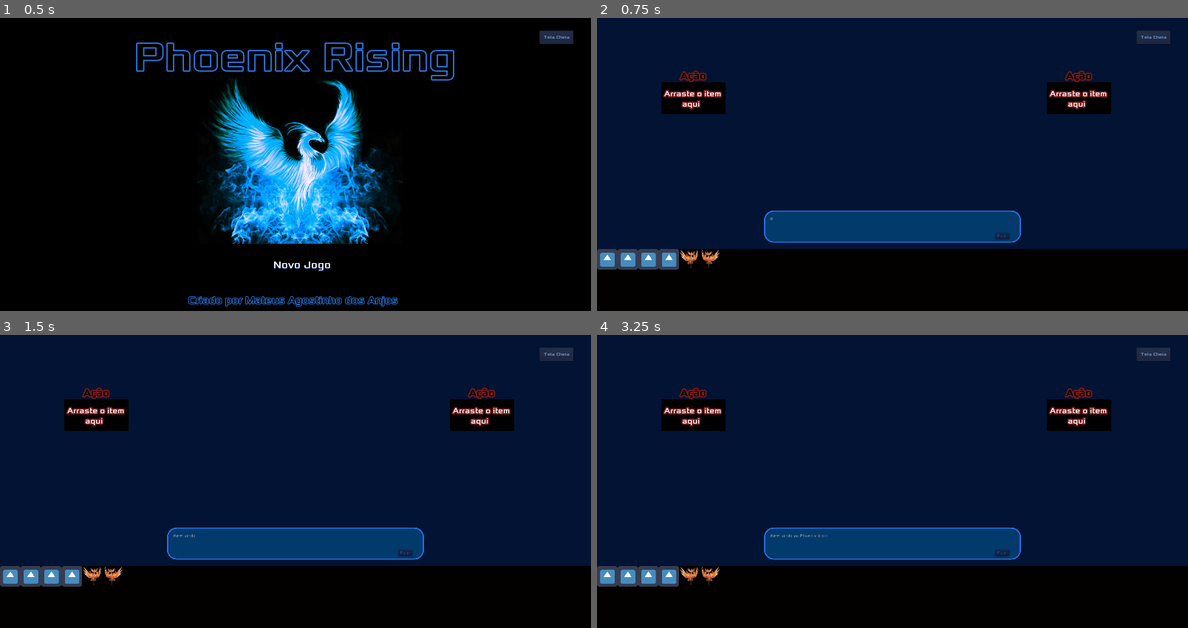
Above: before the commit, frames 1-4 (two rows, left to right).
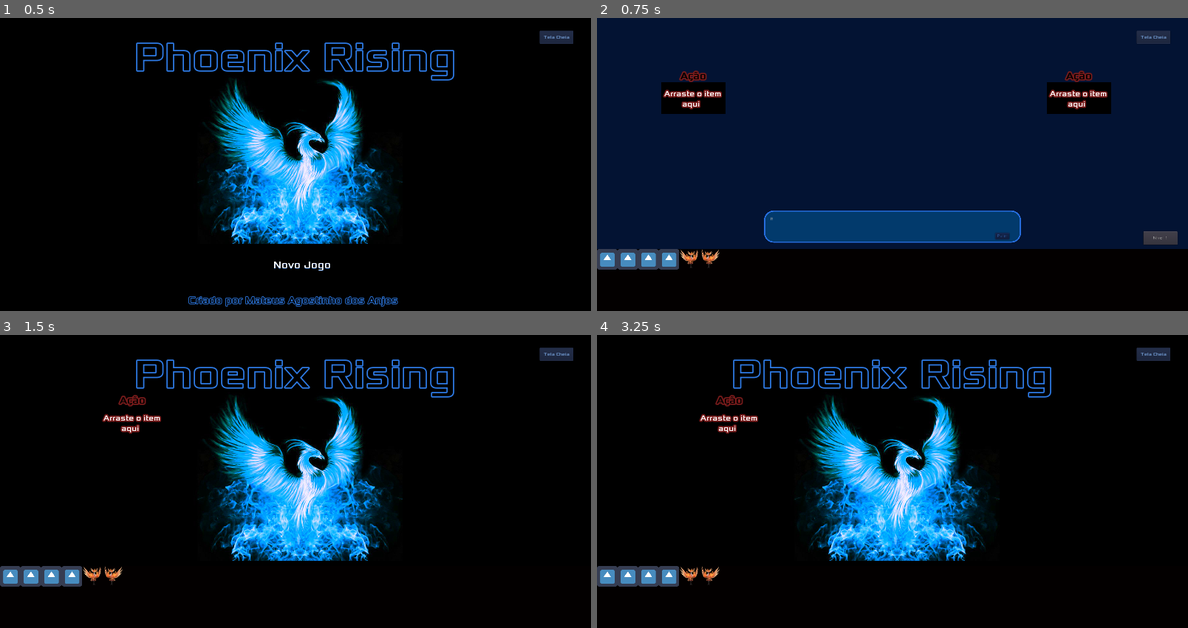
Above: after the commit, the same moments.

Repository: MateusdosAnjos/MAC0499
Game: Godot game, scene res://TelaInicial/TitleScreen.tscn
Same seed, same stepped clock (60 frames per second), same inputs: the game is played once before the commit and once after it.
Inputs (mouse positions are in pixels of both pictures, inside the frame that each line leads up to):
- Up to frame 1 (0.5 s): no input
- Up to frame 2 (0.75 s): click "Novo Jogo" at 0.5 s
- Up to frame 3 (1.5 s): click (561, 554) at 1.25 s, where only the run after the commit has a clickable "Nivel 1"
- Up to frame 4 (3.25 s): click "Novo Jogo" at 2 s; click "Novo Jogo" at 2.75 s

Frame 1 is identical in both runs. In frame 2, 0.3% of the frame differs, in the area x 92-99%, y 72-78%; in frame 3, 76%; in frame 4, 76%, in the area x 0-100%, y 0-79%.

Commit message:
Adicionado botão à cena de tutorial que leva ao nível 1

Diff:
--- a/Phoenix Rising/Tutorial/Tutorial.gd
+++ b/Phoenix Rising/Tutorial/Tutorial.gd
@@ -5,3 +5,7 @@
 
 func _on_FullScreen_pressed():
     OS.window_fullscreen = !OS.window_fullscreen
+
+
+func _on_Nivel_1_pressed():
+    get_tree().change_scene("res://Nivel1/Nivel1.tscn")
--- a/Phoenix Rising/Tutorial/Tutorial.tscn
+++ b/Phoenix Rising/Tutorial/Tutorial.tscn
@@ -19,6 +19,7 @@
 [node name="DialogBox" parent="." instance=ExtResource( 2 )]
 
 [node name="Invertory" parent="." instance=ExtResource( 3 )]
+editor/display_folded = true
 margin_left = 0.0
 margin_top = 0.0
 margin_right = 0.0
@@ -38,10 +39,18 @@
 margin_bottom = 300.0
 
 [node name="FullScreen" parent="." instance=ExtResource( 5 )]
+
+[node name="Nivel 1" type="Button" parent="."]
+margin_left = 1701.45
+margin_top = 664.761
+margin_right = 1807.45
+margin_bottom = 706.761
+text = "Nivel 1"
 [connection signal="inv_help" from="Invertory" to="Invertory/ActionSpace" method="_on_Invertory_inv_help"]
 [connection signal="inv_help" from="Invertory" to="Invertory/ActionSpace2" method="_on_Invertory_inv_help"]
 [connection signal="entered_tree" from="Invertory/ActionSpace" to="Invertory" method="_on_ActionSpace_entered_tree"]
 [connection signal="entered_tree" from="Invertory/ActionSpace2" to="Invertory" method="_on_ActionSpace2_entered_tree"]
 [connection signal="pressed" from="FullScreen" to="." method="_on_FullScreen_pressed"]
+[connection signal="pressed" from="Nivel 1" to="." method="_on_Nivel_1_pressed"]
 
 [editable path="Invertory/ActionSpace"]
Not shown, changed: TCC.sublime-workspace
